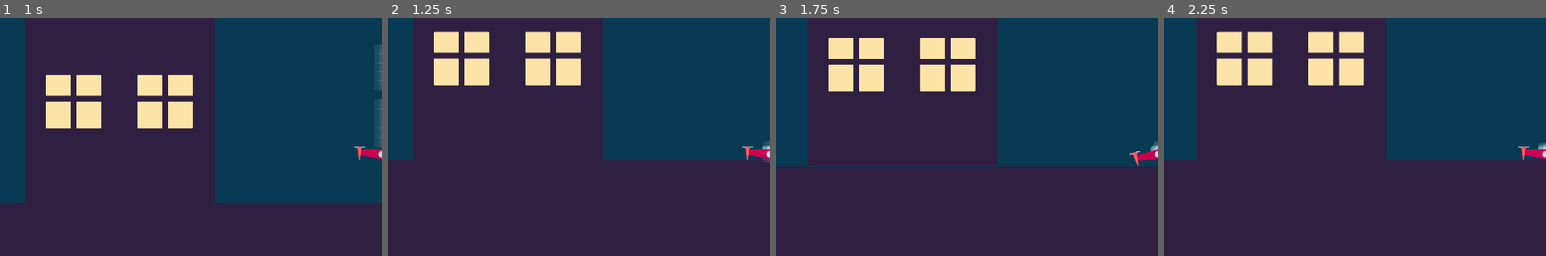
Above: before the commit, frames 1-4 (left to right).
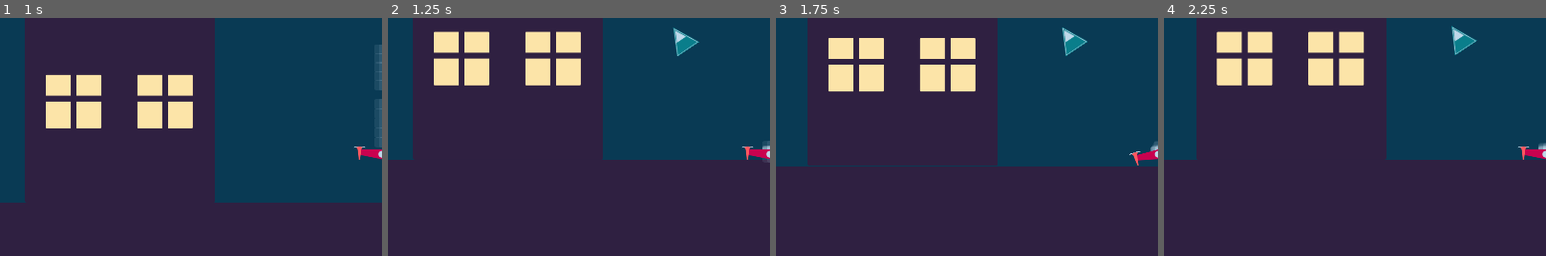
Above: after the commit, the same moments.

Repository: mathew-tran/hexcodejam3
Game: Godot game, scene res://Scenes/Main.tscn
Two runs of this game, one before a commit and one after it. Both use one fixed random seed, a clock stepped at 60 frames per second and the inputs below.
Inputs (mouse positions are % of the whole screen's width and height, from its top left):
- Up to frame 1 (1 s): move the mouse to (72, 45) at 0.52 s; hold Right mouse button (right_click) from 0.53 s (still down)
- Up to frame 2 (1.25 s): keep holding Right mouse button (right_click)
- Up to frame 3 (1.75 s): move the mouse to (30, 55) at 1.27 s; release Right mouse button (right_click) at 1.28 s; click (30, 55) at 1.35 s; right-click (30, 55) at 1.55 s
- Up to frame 4 (2.25 s): move the mouse to (60, 28) at 2.02 s; hold Right mouse button (right_click) from 2.03 s (still down)
The pictures show only the part of the screen within x 0-50%, y 17-67%; the shares and areas given below are measured in that part.

Frame 1 is identical in both runs. In frame 2, 0.4% of the frame differs, in the area x 74-82%, y 4-16%; in frame 3, 0.4%; in frame 4, 0.4%.

Commit message:
have pointer point to next destination

Diff:
--- /dev/null
+++ b/Art/Pointer.svg
@@ -0,0 +1,228 @@
+<?xml version="1.0" encoding="UTF-8" standalone="no"?>
+<!-- Created with Inkscape (http://www.inkscape.org/) -->
+
+<svg
+   width="11.558171mm"
+   height="13.30003mm"
+   viewBox="0 0 11.558171 13.30003"
+   version="1.1"
+   id="svg1"
+   inkscape:version="1.3.2 (091e20e, 2023-11-25, custom)"
+   sodipodi:docname="Sample.svg"
+   xmlns:inkscape="http://www.inkscape.org/namespaces/inkscape"
+   xmlns:sodipodi="http://sodipodi.sourceforge.net/DTD/sodipodi-0.dtd"
+   xmlns="http://www.w3.org/2000/svg"
+   xmlns:svg="http://www.w3.org/2000/svg">
+  <sodipodi:namedview
+     id="namedview1"
+     pagecolor="#ffffff"
+     bordercolor="#000000"
+     borderopacity="0.25"
+     inkscape:showpageshadow="2"
+     inkscape:pageopacity="0.0"
+     inkscape:pagecheckerboard="0"
+     inkscape:deskcolor="#d1d1d1"
+     inkscape:document-units="mm"
+     inkscape:zoom="5.7513468"
+     inkscape:cx="49.031994"
+     inkscape:cy="-40.251442"
+     inkscape:window-width="1920"
+     inkscape:window-height="1010"
+     inkscape:window-x="1699"
+     inkscape:window-y="-6"
+     inkscape:window-maximized="1"
+     inkscape:current-layer="g18" />
+  <defs
+     id="defs1">
+    <inkscape:path-effect
+       effect="mirror_symmetry"
+       start_point="46.978865,35.422086"
+       end_point="46.978865,78.892788"
+       center_point="46.978865,57.157437"
+       id="path-effect19"
+       is_visible="true"
+       lpeversion="1.2"
+       lpesatellites=""
+       mode="free"
+       discard_orig_path="false"
+       fuse_paths="true"
+       oposite_fuse="false"
+       split_items="false"
+       split_open="false"
+       link_styles="false" />
+  </defs>
+  <g
+     inkscape:label="Layer 1"
+     inkscape:groupmode="layer"
+     id="layer1"
+     transform="translate(-14.999354,18.880367)">
+    <g
+       id="g18"
+       transform="matrix(0.37760066,0,0,0.18241104,11.169973,-2.0484103)"
+       style="fill:#2f2041">
+      <path
+         sodipodi:type="star"
+         style="fill:#bed7e9;stroke:#0a7e8b;stroke-width:0.499999;stroke-linecap:square;stroke-linejoin:round;stroke-dasharray:none"
+         id="path7"
+         inkscape:flatsided="true"
+         sodipodi:sides="3"
+         sodipodi:cx="224.06348"
+         sodipodi:cy="123.09178"
+         sodipodi:r1="12.569711"
+         sodipodi:r2="6.2848554"
+         sodipodi:arg1="0.52359878"
+         sodipodi:arg2="1.5707963"
+         inkscape:rounded="0"
+         inkscape:randomized="0"
+         d="m 234.94917,129.37664 -21.77138,0 10.88569,-18.85457 z"
+         inkscape:transform-center-y="-5.015668e-06"
+         transform="matrix(0,3.2738227,-1.5815157,0,215.14791,-789.36276)"
+         inkscape:transform-center-x="-1.8766005"
+         inkscape:export-filename="Pointer.svg"
+         inkscape:export-xdpi="96"
+         inkscape:export-ydpi="96" />
+      <rect
+         style="fill:#fce4a8;stroke:none;stroke-width:18.4602;stroke-linecap:square;stroke-linejoin:round"
+         id="rect38"
+         width="100.96545"
+         height="128.39832"
+         x="-8.9059258"
+         y="418.53757"
+         ry="3.7967241" />
+      <path
+         id="path16"
+         d="m 46.554687,32.707031 -4.195312,2.623047 c -0.336191,0.210153 -0.739462,0.320975 -0.716797,0.716797 l 2.216797,5.923828 2.142578,35.855469 c 0.02365,0.395763 -2.10699,0.714844 0.716797,0.714844 h 0.259766 0.261718 c 2.823788,0 0.693147,-0.319081 0.716797,-0.714844 l 2.140625,-35.855469 2.216797,-5.923828 c 0.02266,-0.395822 -0.380606,-0.506644 -0.716797,-0.716797 l -4.193359,-2.623047 h -0.425781 z m 0.423829,1.601563 0.183593,1.021484 h -0.183593 -0.183594 z"
+         style="fill:#ff585f;stroke:none;stroke-width:3.31042;stroke-linecap:square;stroke-linejoin:round"
+         inkscape:path-effect="#path-effect19"
+         inkscape:original-d="m 42.359375,35.330078 c -0.336191,0.210153 -0.739462,0.320975 -0.716797,0.716797 l 2.216697,5.923142 2.142261,35.855684 c 0.02365,0.395764 -2.106993,0.714844 0.716797,0.714844 h 2.028361 l 2.485728,0.260236 c 0.394315,0.04128 0.714844,-0.318374 0.714844,-0.714844 V 36.046875 c 0,-0.39647 -0.318374,-0.716797 -0.714844,-0.716797 h -4.4375 l 0.472367,-2.622212 h -0.713058 z"
+         sodipodi:nodetypes="sscsscsssscccs"
+         transform="translate(11.778483)" />
+      <path
+         style="fill:#bed7e9;stroke:none;stroke-width:4.99999;stroke-linecap:square;stroke-linejoin:round"
+         d="m 59.010251,32.912671 c 0,0 -6.71654,-1.196097 -7.176579,-0.828066 -0.460036,0.368027 -2.852229,4.968401 -2.852229,4.968401 z"
+         id="path17" />
+      <path
+         style="fill:#bed7e9;stroke:none;stroke-width:4.99999;stroke-linecap:square;stroke-linejoin:round"
+         d="m 58.968012,32.880141 c 0,0 6.71654,-1.196097 7.176579,-0.828066 0.460036,0.368027 2.852229,4.968401 2.852229,4.968401 z"
+         id="path18" />
+      <rect
+         style="fill:#bed7e9;stroke:none;stroke-width:19.0514;stroke-linecap:square;stroke-linejoin:round"
+         id="rect36"
+         width="16.540415"
+         height="34.952873"
+         x="90.68116"
+         y="44.755863"
+         ry="3.9232817"
+         inkscape:export-filename="SmokeParticle.svg"
+         inkscape:export-xdpi="96"
+         inkscape:export-ydpi="96" />
+      <rect
+         style="fill:#2f2041;stroke:none;stroke-width:19.0514;stroke-linecap:square;stroke-linejoin:round"
+         id="rect37"
+         width="101.31004"
+         height="29.959606"
+         x="-8.9059258"
+         y="415.6843"
+         ry="3.9232817" />
+      <path
+         sodipodi:type="star"
+         style="fill:#0a7e8b;stroke:none;stroke-width:19.0514;stroke-linecap:square;stroke-linejoin:round"
+         id="path38"
+         inkscape:flatsided="true"
+         sodipodi:sides="5"
+         sodipodi:cx="224.64304"
+         sodipodi:cy="369.30481"
+         sodipodi:r1="31.345278"
+         sodipodi:r2="25.358864"
+         sodipodi:arg1="0.87179671"
+         sodipodi:arg2="1.5001152"
+         inkscape:rounded="0"
+         inkscape:randomized="0"
+         d="m 244.81222,393.29919 -36.75657,2.60233 -13.83337,-34.15342 28.20708,-23.7103 31.26631,19.49964 z"
+         transform="matrix(0.61718501,0.09694887,-0.04683398,1.2776061,-79.803821,-7.0928444)"
+         inkscape:transform-center-x="-0.011448232"
+         inkscape:transform-center-y="-0.68867908" />
+      <rect
+         style="fill:#2f2041;stroke:#2f2041;stroke-width:19.0514;stroke-linecap:square;stroke-linejoin:round"
+         id="rect2"
+         width="86.744148"
+         height="187.63539"
+         x="-17.885605"
+         y="614.48749"
+         ry="3.9232817"
+         inkscape:export-filename="Brick.svg"
+         inkscape:export-xdpi="96"
+         inkscape:export-ydpi="96" />
+      <rect
+         style="fill:#0a7e8b;stroke:#0a7e8b;stroke-width:2.62982;stroke-linecap:square;stroke-linejoin:round;stroke-dasharray:none"
+         id="rect4"
+         width="191.6059"
+         height="13.824908"
+         x="-12.811931"
+         y="1026.5526"
+         ry="4.1895804"
+         rx="0"
+         inkscape:export-filename="DeliverParticle.svg"
+         inkscape:export-xdpi="96"
+         inkscape:export-ydpi="96" />
+      <rect
+         style="fill:#bed7e9;stroke:#bed7e9;stroke-width:2.62982;stroke-linecap:square;stroke-linejoin:round;stroke-dasharray:none"
+         id="rect5"
+         width="191.6059"
+         height="13.824908"
+         x="-12.811931"
+         y="1067.1666"
+         ry="4.1895804"
+         rx="0"
+         inkscape:export-filename="DeliverParticle.svg"
+         inkscape:export-xdpi="96"
+         inkscape:export-ydpi="96" />
+      <rect
+         style="fill:#bed7e9;stroke:#bed7e9;stroke-width:2.62982;stroke-linecap:square;stroke-linejoin:round;stroke-dasharray:none"
+         id="rect6"
+         width="191.6059"
+         height="13.824908"
+         x="-12.811931"
+         y="1067.1666"
+         ry="4.1895804"
+         rx="0"
+         inkscape:export-filename="PickupParticle.svg"
+         inkscape:export-xdpi="96"
+         inkscape:export-ydpi="96" />
+      <path
+         sodipodi:type="star"
+         style="fill:#0a7e8b;stroke:#0a7e8b;stroke-width:0.499999;stroke-linecap:square;stroke-linejoin:round;stroke-dasharray:none"
+         id="path46"
+         inkscape:flatsided="true"
+         sodipodi:sides="3"
+         sodipodi:cx="224.06348"
+         sodipodi:cy="123.09178"
+         sodipodi:r1="12.569711"
+         sodipodi:r2="6.2848554"
+         sodipodi:arg1="0.52359878"
+         sodipodi:arg2="1.5707963"
+         inkscape:rounded="0"
+         inkscape:randomized="0"
+         d="m 234.94917,129.37664 -21.77138,0 10.88569,-18.85457 z"
+         transform="matrix(0,2.8557642,-1.3795604,0,190.07508,-695.68011)"
+         inkscape:transform-center-x="-1.63696" />
+      <path
+         sodipodi:type="star"
+         style="fill:#bed7e9;stroke:#0a7e8b;stroke-width:0.499999;stroke-linecap:square;stroke-linejoin:round;stroke-dasharray:none"
+         id="path8"
+         inkscape:flatsided="true"
+         sodipodi:sides="3"
+         sodipodi:cx="224.06348"
+         sodipodi:cy="123.09178"
+         sodipodi:r1="12.569711"
+         sodipodi:r2="6.2848554"
+         sodipodi:arg1="0.52359878"
+         sodipodi:arg2="1.5707963"
+         inkscape:rounded="0"
+         inkscape:randomized="0"
+         d="m 234.94917,129.37664 -21.77138,0 10.88569,-18.85457 z"
+         transform="matrix(0,1.4183943,-0.68519683,0,112.51248,-373.87097)"
+         inkscape:transform-center-x="-0.81304015" />
+    </g>
+  </g>
+</svg>
--- a/Art/Sample.svg
+++ b/Art/Sample.svg
@@ -23,9 +23,9 @@
      inkscape:pagecheckerboard="0"
      inkscape:deskcolor="#d1d1d1"
      inkscape:document-units="mm"
-     inkscape:zoom="2.8756734"
-     inkscape:cx="205.16934"
-     inkscape:cy="668.19132"
+     inkscape:zoom="5.7513468"
+     inkscape:cx="49.031994"
+     inkscape:cy="-40.251442"
      inkscape:window-width="1920"
      inkscape:window-height="1010"
      inkscape:window-x="1699"
@@ -157,6 +157,27 @@
        id="g18"
        transform="matrix(0.37760066,0,0,0.18241104,11.169973,-2.0484103)"
        style="fill:#2f2041">
+      <path
+         sodipodi:type="star"
+         style="fill:#bed7e9;stroke:#0a7e8b;stroke-width:0.499999;stroke-linecap:square;stroke-linejoin:round;stroke-dasharray:none"
+         id="path7"
+         inkscape:flatsided="true"
+         sodipodi:sides="3"
+         sodipodi:cx="224.06348"
+         sodipodi:cy="123.09178"
+         sodipodi:r1="12.569711"
+         sodipodi:r2="6.2848554"
+         sodipodi:arg1="0.52359878"
+         sodipodi:arg2="1.5707963"
+         inkscape:rounded="0"
+         inkscape:randomized="0"
+         d="m 234.94917,129.37664 -21.77138,0 10.88569,-18.85457 z"
+         inkscape:transform-center-y="-5.015668e-06"
+         transform="matrix(0,3.2738227,-1.5815157,0,215.14791,-789.36276)"
+         inkscape:transform-center-x="-1.8766005"
+         inkscape:export-filename="Pointer.svg"
+         inkscape:export-xdpi="96"
+         inkscape:export-ydpi="96" />
       <rect
          style="fill:#fce4a8;stroke:none;stroke-width:18.4602;stroke-linecap:square;stroke-linejoin:round"
          id="rect38"
@@ -241,6 +262,64 @@
          inkscape:export-filename="DeliverParticle.svg"
          inkscape:export-xdpi="96"
          inkscape:export-ydpi="96" />
+      <rect
+         style="fill:#bed7e9;stroke:#bed7e9;stroke-width:2.62982;stroke-linecap:square;stroke-linejoin:round;stroke-dasharray:none"
+         id="rect5"
+         width="191.6059"
+         height="13.824908"
+         x="-12.811931"
+         y="1067.1666"
+         ry="4.1895804"
+         rx="0"
+         inkscape:export-filename="DeliverParticle.svg"
+         inkscape:export-xdpi="96"
+         inkscape:export-ydpi="96" />
+      <rect
+         style="fill:#bed7e9;stroke:#bed7e9;stroke-width:2.62982;stroke-linecap:square;stroke-linejoin:round;stroke-dasharray:none"
+         id="rect6"
+         width="191.6059"
+         height="13.824908"
+         x="-12.811931"
+         y="1067.1666"
+         ry="4.1895804"
+         rx="0"
+         inkscape:export-filename="PickupParticle.svg"
+         inkscape:export-xdpi="96"
+         inkscape:export-ydpi="96" />
+      <path
+         sodipodi:type="star"
+         style="fill:#0a7e8b;stroke:#0a7e8b;stroke-width:0.499999;stroke-linecap:square;stroke-linejoin:round;stroke-dasharray:none"
+         id="path46"
+         inkscape:flatsided="true"
+         sodipodi:sides="3"
+         sodipodi:cx="224.06348"
+         sodipodi:cy="123.09178"
+         sodipodi:r1="12.569711"
+         sodipodi:r2="6.2848554"
+         sodipodi:arg1="0.52359878"
+         sodipodi:arg2="1.5707963"
+         inkscape:rounded="0"
+         inkscape:randomized="0"
+         d="m 234.94917,129.37664 -21.77138,0 10.88569,-18.85457 z"
+         transform="matrix(0,2.8557642,-1.3795604,0,190.07508,-695.68011)"
+         inkscape:transform-center-x="-1.63696" />
+      <path
+         sodipodi:type="star"
+         style="fill:#bed7e9;stroke:#0a7e8b;stroke-width:0.499999;stroke-linecap:square;stroke-linejoin:round;stroke-dasharray:none"
+         id="path8"
+         inkscape:flatsided="true"
+         sodipodi:sides="3"
+         sodipodi:cx="224.06348"
+         sodipodi:cy="123.09178"
+         sodipodi:r1="12.569711"
+         sodipodi:r2="6.2848554"
+         sodipodi:arg1="0.52359878"
+         sodipodi:arg2="1.5707963"
+         inkscape:rounded="0"
+         inkscape:randomized="0"
+         d="m 234.94917,129.37664 -21.77138,0 10.88569,-18.85457 z"
+         transform="matrix(0,1.4183943,-0.68519683,0,112.51248,-373.87097)"
+         inkscape:transform-center-x="-0.81304015" />
     </g>
     <rect
        style="fill:#2f2041;stroke:none;stroke-width:6.32097;stroke-linecap:square;stroke-linejoin:round"
--- /dev/null
+++ b/Prefabs/Game/JobHunter.tscn
@@ -0,0 +1,6 @@
+[gd_scene load_steps=2 format=3 uid="uid://bato5xgrrb1or"]
+
+[ext_resource type="Script" path="res://Scripts/Game/JobHunter.gd" id="1_04lqd"]
+
+[node name="JobHunter" type="Node"]
+script = ExtResource("1_04lqd")
--- a/Prefabs/Interactables/DropArea.tscn
+++ b/Prefabs/Interactables/DropArea.tscn
@@ -6,7 +6,7 @@
 [sub_resource type="RectangleShape2D" id="RectangleShape2D_ssib2"]
 size = Vector2(300, 186)
 
-[node name="DropArea" type="Area2D"]
+[node name="DropArea" type="Area2D" groups=["DropArea"]]
 collision_layer = 0
 collision_mask = 2
 script = ExtResource("1_qqmy1")
--- a/Prefabs/Player.tscn
+++ b/Prefabs/Player.tscn
@@ -48,7 +48,7 @@
 [sub_resource type="RectangleShape2D" id="RectangleShape2D_c8w75"]
 size = Vector2(80, 60)
 
-[node name="Player" type="RigidBody2D"]
+[node name="Player" type="RigidBody2D" groups=["Player"]]
 top_level = true
 physics_material_override = SubResource("PhysicsMaterial_1152u")
 gravity_scale = 1.5
--- /dev/null
+++ b/Prefabs/UI/DestinationPointer.tscn
@@ -0,0 +1,27 @@
+[gd_scene load_steps=3 format=3 uid="uid://dfkxh0l8by55q"]
+
+[ext_resource type="Texture2D" uid="uid://ddm46rhxlrs77" path="res://Art/Pointer.svg" id="1_0j0fs"]
+[ext_resource type="Script" path="res://Scripts/UI/Pointer.gd" id="2_qwrej"]
+
+[node name="Pointer" type="TextureRect"]
+anchors_preset = 8
+anchor_left = 0.5
+anchor_top = 0.5
+anchor_right = 0.5
+anchor_bottom = 0.5
+offset_left = 280.0
+offset_top = -22.0
+offset_right = 330.0
+offset_bottom = 22.0
+grow_horizontal = 2
+grow_vertical = 2
+rotation = -6.28319
+pivot_offset = Vector2(-279.395, 22)
+texture = ExtResource("1_0j0fs")
+script = ExtResource("2_qwrej")
+
+[node name="Timer" type="Timer" parent="."]
+wait_time = 0.01
+autostart = true
+
+[connection signal="timeout" from="Timer" to="." method="_on_timer_timeout"]
--- /dev/null
+++ b/Prefabs/UI/PlayerUI.tscn
@@ -0,0 +1,7 @@
+[gd_scene load_steps=2 format=3 uid="uid://ctksqfb48qxrk"]
+
+[ext_resource type="PackedScene" uid="uid://dfkxh0l8by55q" path="res://Prefabs/UI/DestinationPointer.tscn" id="1_fj0pn"]
+
+[node name="CanvasLayer" type="CanvasLayer"]
+
+[node name="Pointer" parent="." instance=ExtResource("1_fj0pn")]
--- a/Scenes/Main.tscn
+++ b/Scenes/Main.tscn
@@ -1,10 +1,11 @@
-[gd_scene load_steps=6 format=3 uid="uid://gk30eduuxgab"]
+[gd_scene load_steps=7 format=3 uid="uid://gk30eduuxgab"]
 
 [ext_resource type="PackedScene" uid="uid://bvrkrgebiq7yg" path="res://Prefabs/Player.tscn" id="1_ndx04"]
 [ext_resource type="PackedScene" uid="uid://dlndouqoebtpf" path="res://Prefabs/Environment/House.tscn" id="2_1exte"]
 [ext_resource type="PackedScene" uid="uid://1xwbhjcg7t82" path="res://Prefabs/Environment/Brick.tscn" id="2_8vdo2"]
 [ext_resource type="PackedScene" uid="uid://b0hdvc4c2dpwl" path="res://Prefabs/Interactables/Box.tscn" id="3_pgbvo"]
 [ext_resource type="PackedScene" uid="uid://n47ls5q47cso" path="res://Prefabs/Interactables/DropArea.tscn" id="5_f28pe"]
+[ext_resource type="PackedScene" uid="uid://ctksqfb48qxrk" path="res://Prefabs/UI/PlayerUI.tscn" id="6_cuxqq"]
 
 [node name="Level" type="Node2D"]
 
@@ -75,4 +76,6 @@
 position = Vector2(-518, -302)
 
 [node name="DropArea" parent="." instance=ExtResource("5_f28pe")]
-position = Vector2(816, -2187)
+position = Vector2(8408, -5060)
+
+[node name="CanvasLayer" parent="." instance=ExtResource("6_cuxqq")]
--- /dev/null
+++ b/Scripts/AutoLoad/EventManager.gd
@@ -0,0 +1,66 @@
+extends Node
+
+signal AddTarget(target)
+signal ClearTarget
+signal AddDropArea(node)
+signal ClearDropArea(node)
+signal Initialized
+
+var TargetRef
+var PlayerRef
+var DropArea
+var DestinationRef
+
+var bIsInitialized = false
+
+func _ready():
+	connect("AddTarget", Callable(self, "OnAddTarget"))
+	connect("ClearTarget", Callable(self, "OnClearTarget"))
+	connect("AddDropArea", Callable(self, "OnAddDropArea"))
+	connect("ClearDropArea", Callable(self, "OnClearDropArea"))
+
+	await get_tree().create_timer(1).timeout
+	PlayerRef = get_tree().get_nodes_in_group("Player")[0]
+	bIsInitialized = true
+	Initialized.emit()
+
+func OnAddTarget(target):
+	TargetRef = target
+
+func OnClearTarget():
+	TargetRef = null
+
+func OnAddDropArea(node):
+	DropArea = node
+
+func OnClearDropArea():
+	DropArea = null
+
+func HasTarget():
+	return is_instance_valid(TargetRef)
+
+func GetTarget():
+	return TargetRef
+
+func GetPlayer():
+	return PlayerRef
+
+func GetDropArea():
+	return DropArea
+
+func UpdateDestination(node):
+	DestinationRef = node
+
+func GetDestination():
+	return DestinationRef
+
+func ClearDestination():
+	DestinationRef = null
+
+func FindBox():
+	EventManager.AddTarget.emit(get_tree().get_nodes_in_group("Box")[0])
+	EventManager.UpdateDestination(get_tree().get_nodes_in_group("Box")[0])
+
+func FindArea():
+	EventManager.AddDropArea.emit(get_tree().get_nodes_in_group("DropArea")[0])
+	EventManager.UpdateDestination(get_tree().get_nodes_in_group("DropArea")[0])
--- a/Scripts/Box.gd
+++ b/Scripts/Box.gd
@@ -3,8 +3,13 @@
 class_name DeliveryBox
 @onready var PickedUpParticle = $CPUParticles2D2
 
+func _ready():
+	EventManager.AddTarget.emit(self)
+
 func PickedUp():
 	PickedUpParticle.emitting = false
+	EventManager.FindArea()
 
 func DropOff():
 	PickedUpParticle.emitting = true
+	EventManager.UpdateDestination(self)
--- a/Scripts/DropArea.gd
+++ b/Scripts/DropArea.gd
@@ -4,3 +4,5 @@
 func _on_body_entered(body):
 	if body.is_in_group("Box"):
 		body.queue_free()
+		EventManager.ClearDestination()
+		queue_free()
--- /dev/null
+++ b/Scripts/Game/JobHunter.gd
@@ -0,0 +1 @@
+extends Node
--- a/Scripts/Player.gd
+++ b/Scripts/Player.gd
@@ -1,4 +1,6 @@
 extends RigidBody2D
+
+class_name Player
 
 var LastPositionTouched = Vector2.ZERO
 var SteerDirection = Vector2.ZERO
@@ -19,7 +21,10 @@
 
 func _ready():
 	$Camera2D.set_physics_process(true)
-	pass
+
+	if EventManager.bIsInitialized == false:
+		await EventManager.Initialized
+	EventManager.FindBox()
 
 func _process(delta):
 	if Input.is_action_pressed("mouse_click"):
@@ -46,7 +51,8 @@
 func DisconnectObject():
 	if PinJoint.node_b != NodePath(""):
 		var box = get_node(PinJoint.node_b) as DeliveryBox
-		box.DropOff()
+		if is_instance_valid(box):
+			box.DropOff()
 		PinJoint.node_b = NodePath("")
 
 func ResetSteer():
--- /dev/null
+++ b/Scripts/UI/Pointer.gd
@@ -0,0 +1,20 @@
+extends TextureRect
+
+
+var Target
+
+func _ready():
+	visible = false
+
+func _on_timer_timeout():
+	var target = EventManager.GetDestination()
+	if is_instance_valid(target):
+
+		var player = EventManager.GetPlayer()
+		if player.global_position.distance_to(target.global_position) > 400:
+			visible = true
+			rotation = (target.global_position - player.global_position).angle()
+		else:
+			visible = false
+	else:
+		visible = false
--- a/project.godot
+++ b/project.godot
@@ -14,6 +14,10 @@
 run/main_scene="res://Scenes/Main.tscn"
 config/features=PackedStringArray("4.2", "Forward Plus")
 config/icon="res://icon.svg"
+
+[autoload]
+
+EventManager="*res://Scripts/AutoLoad/EventManager.gd"
 
 [display]
 
Not shown, added: Art/Pointer.svg.import
